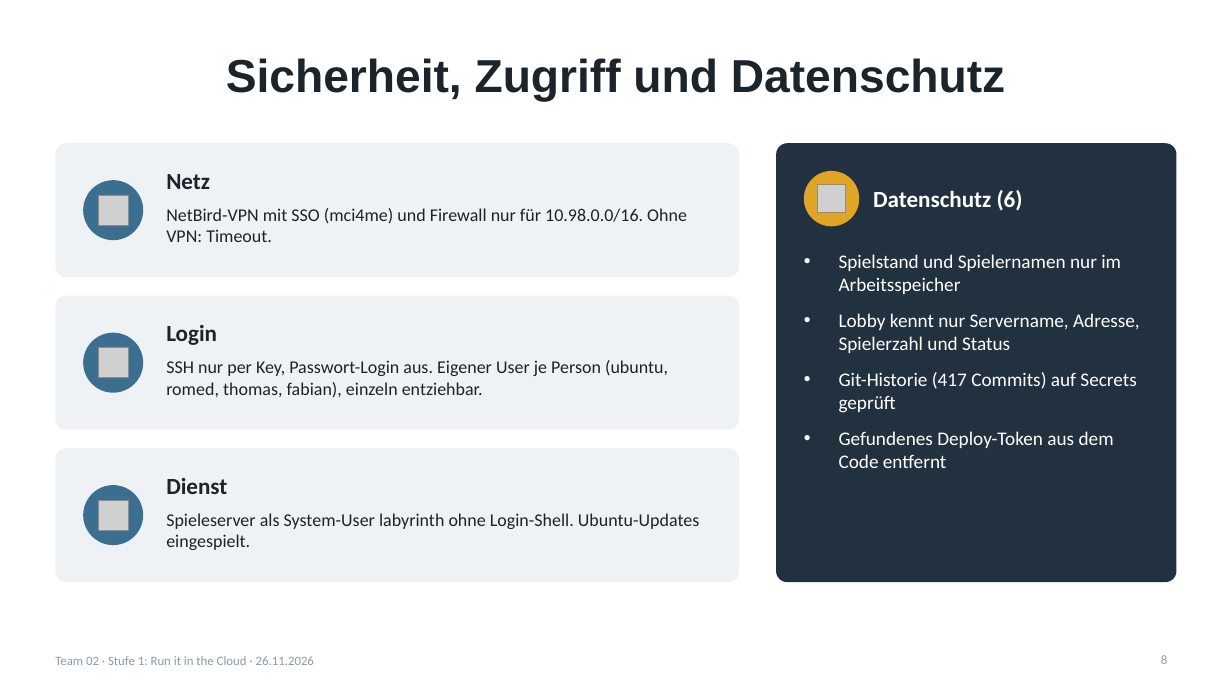
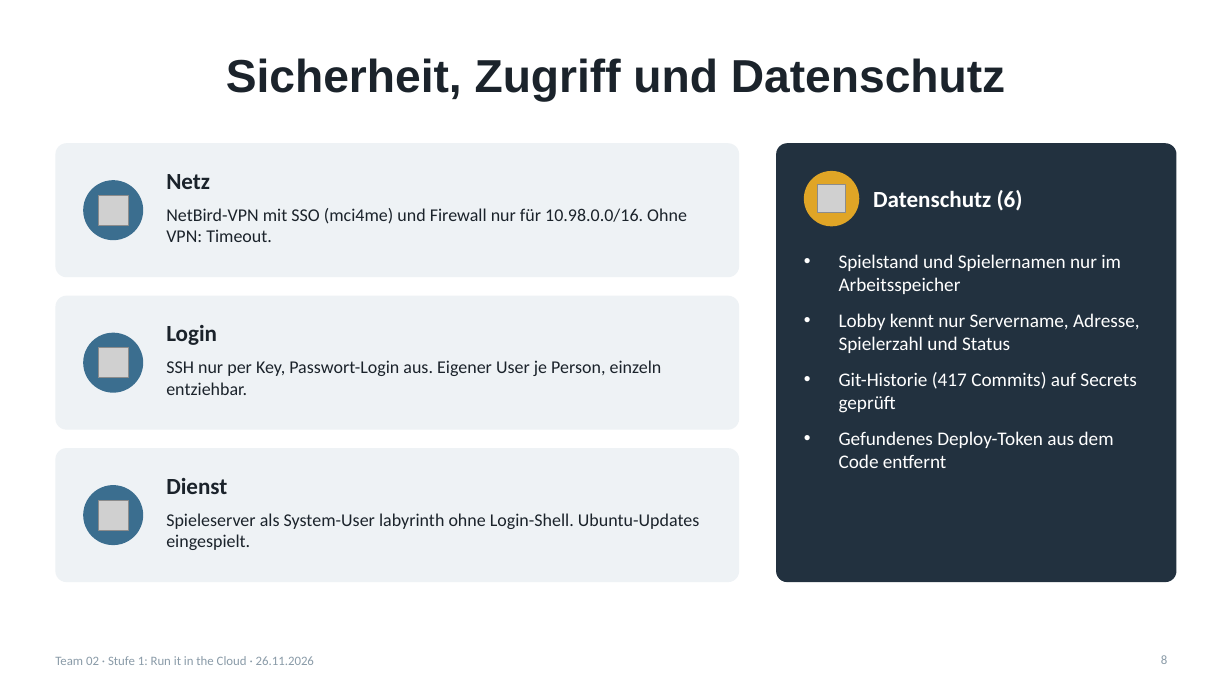
Before and after one commit to Cl3mi/labyrinth, a slide deck: slide 8 of cloud-project/Praesentation_Stufe1.pptx. Drawn at 1232x693 pixels with LibreOffice and Linux fonts; fonts in the diff are those of the drawing; grey boxes stand for pictures. Boxes give left, top, right and bottom in pixels: in the first picture for what was removed or moved away, otherwise in the second. Text is boxed around its words. In the diff, an @@ line names an element or a change of style, - is before the commit and + after.

```diff
--- a/cloud-project/Praesentation_Stufe1.pptx
+++ b/cloud-project/Praesentation_Stufe1.pptx
@@ text at <box>166,360,662,395</box>: text changed @@
-SSH nur per Key, Passwort-Login aus. Eigener User je Person (ubuntu, romed, thomas, fabian), einzeln entziehbar.
+SSH nur per Key, Passwort-Login aus. Eigener User je Person, einzeln entziehbar.
```
Also in this commit, not shown: 2 other slides changed.
